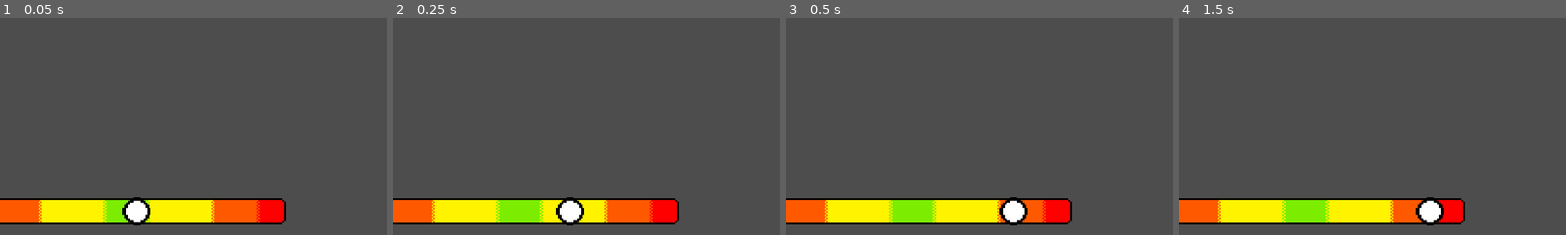
Above: before the commit, frames 1-4 (left to right).
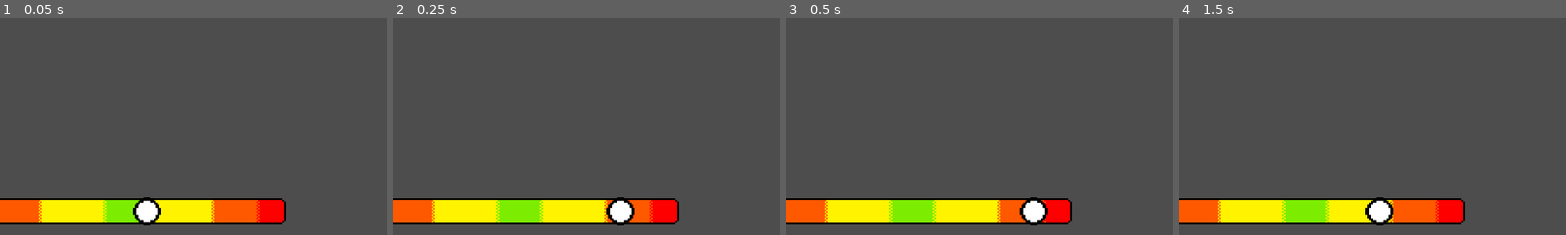
Above: after the commit, the same moments.

Repository: theTacocat88/PixelFishing
Game: Godot game, scene res://scenes/game.tscn
Same seed, same stepped clock (60 frames per second), same inputs: the game is played once before the commit and once after it.
Inputs (mouse positions are % of the whole screen's width and height, from its top left):
- Up to frame 1 (0.05 s): no input
- Up to frame 2 (0.25 s): no input
- Up to frame 3 (0.5 s): no input
- Up to frame 4 (1.5 s): move the mouse to (72, 45) at 0.52 s; click (72, 45) at 0.6 s; tap Enter at 1.25 s; move the mouse to (30, 55) at 1.27 s; click (30, 55) at 1.35 s
The pictures show only the part of the screen within x 34-84%, y 50-100%; the shares and areas given below are measured in that part.

The runs differ from the first frame. In frame 1, 0.8% of the frame differs, in the area x 31-42%, y 82-96%; in frame 2, 1.4%, in the area x 42-63%, y 82-96%; in frame 3, 1.2%; in frame 4, 1.4%.

Commit message:
catch value

Diff:
--- a/scenes/game.tscn
+++ b/scenes/game.tscn
@@ -6,6 +6,9 @@
 
 [node name="Game" type="Node2D"]
 script = ExtResource("1_lnu2h")
+
+[node name="Node2D" type="Node2D" parent="."]
+position = Vector2(905.805, 1023.007)
 
 [node name="Catch" type="Node" parent="."]
 
--- a/scripts/main.gd
+++ b/scripts/main.gd
@@ -3,6 +3,10 @@
 @onready var catch_selector: Sprite2D = $Catch/CatchSelector
 var selector_dir = 0
 var move_selector = false
+var selector_speed = 1000
+var catch_val
+
+enum CatchValue { TERRIBLE, BAD, DECENT, GOOD }
 
 func _ready() -> void:
 	move_selector = true
@@ -10,11 +14,28 @@
 func _process(delta: float) -> void:
 	if Input.is_action_just_pressed("LeftClick"):
 		move_selector = false
-	if selector_dir == 0 and move_selector == true:
-		catch_selector.position.x += 500 * delta
+		check_selector_pos()
+	if move_selector:
+		move_select(delta)
+
+func move_select(delta: float):
+	if selector_dir == 0:
+		catch_selector.position.x += selector_speed * delta
 		if catch_selector.position.x >= 1350:
 			selector_dir = 1
-	elif selector_dir == 1 and move_selector == true:
-		catch_selector.position.x -= 500 * delta
+	elif selector_dir == 1:
+		catch_selector.position.x -= selector_speed * delta
 		if catch_selector.position.x <= 570:
 			selector_dir = 0
+
+func check_selector_pos():
+	if catch_selector.position.x >= 1285 or catch_selector.position.x <= 633.8:
+		catch_val = CatchValue.TERRIBLE
+	elif catch_selector.position.x >= 1174.2 or catch_selector.position.x <= 746.3:
+		catch_val = CatchValue.BAD
+	elif catch_selector.position.x >= 1013.9 or catch_selector.position.x <= 905.8:
+		catch_val = CatchValue.DECENT
+	elif catch_selector.position.x <= 1013.9 and catch_selector.position.x >= 905.8:
+		catch_val = CatchValue.GOOD
+	else:
+		catch_val = CatchValue.TERRIBLE
